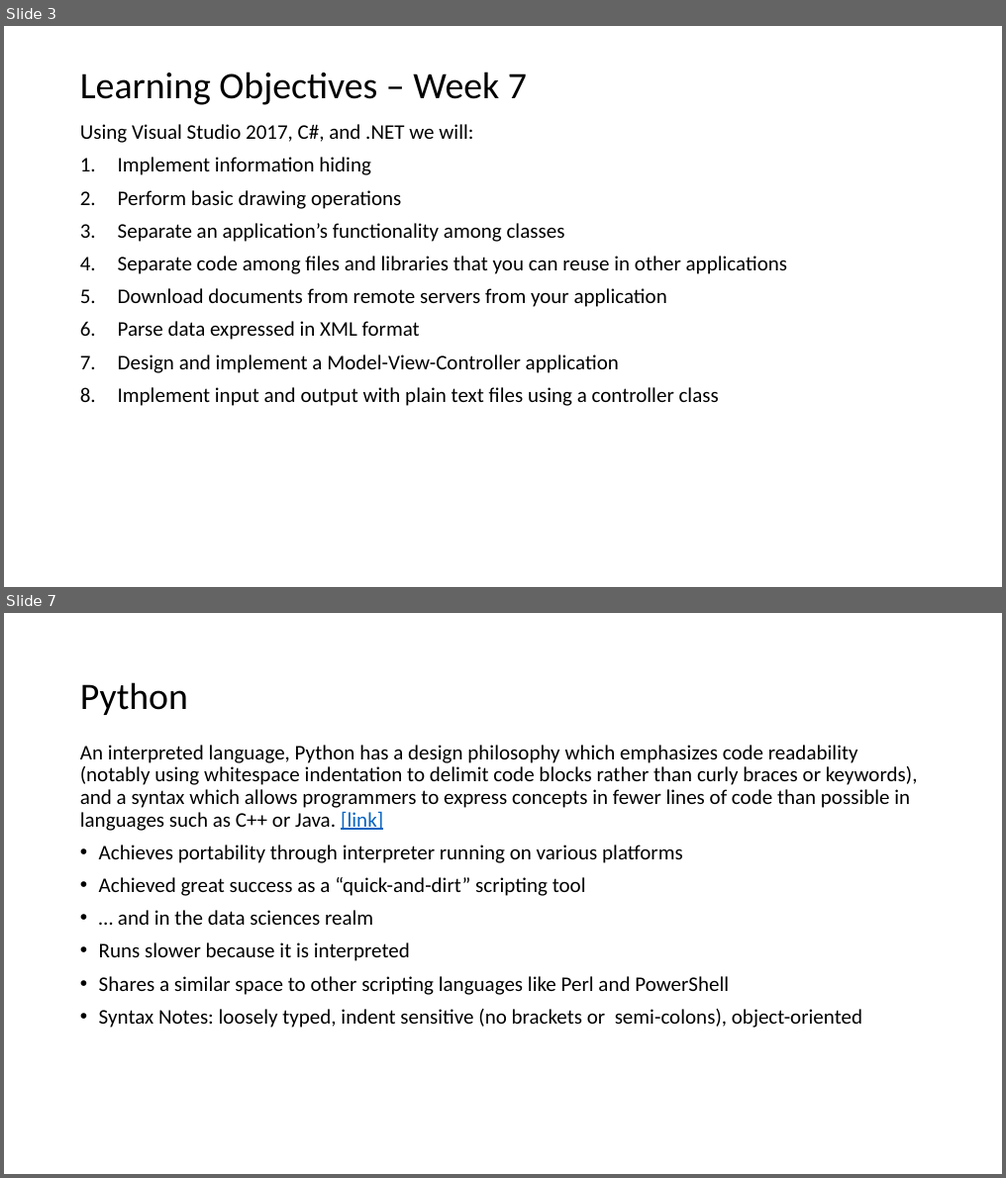
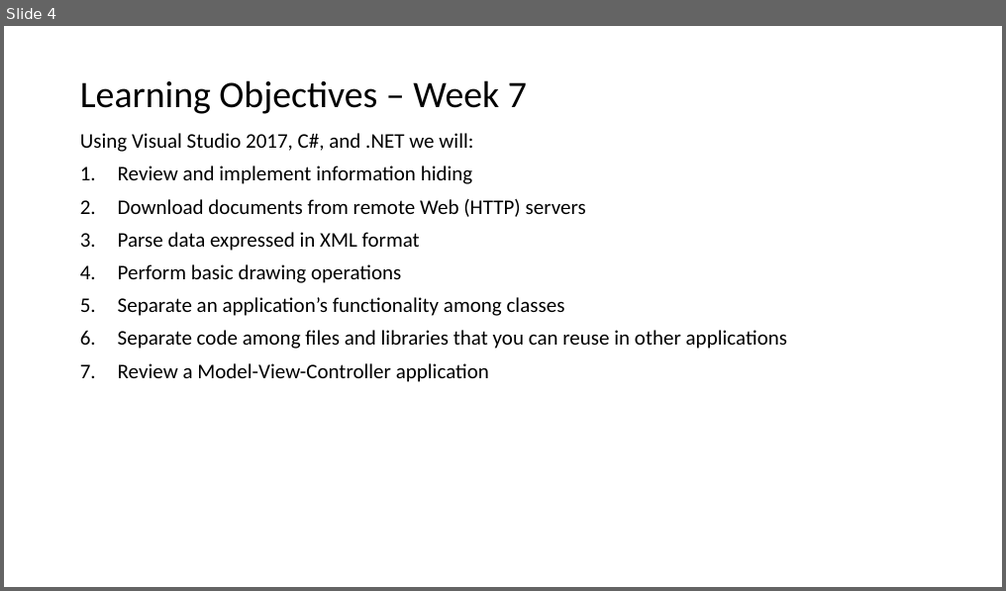
Before and after one commit to EricJPogue/www-epogue-info, a slide deck: CPSC-24500/Week07/2017SpringW07Slides.pptx. Shown one above the other, each under a label of ours: slides 3 and 7 before the commit, slide 4 after it; the slides between them are not shown. The pictures are 1006x1178 and 1006x591 pixels, drawn with LibreOffice and Linux fonts; fonts in the diff are those of the drawing. Boxes give left, top, right and bottom in pixels: in the first picture for what was removed or moved away, otherwise in the second. Text is boxed around its words. In the diff, an @@ line names an element or a change of style, - is before the commit and + after.

Commit message:
Update week 7 files.

```diff
--- a/CPSC-24500/Week07/2017SpringW07Slides.pptx
+++ b/CPSC-24500/Week07/2017SpringW07Slides.pptx
@@ slide 7 removed at [4,613,1002,1174], background #FFFFFF @@
@@ title removed at [80,682,188,715] @@
-Python
@@ text removed at [80,745,918,1028] @@
-An interpreted language, Python has a design philosophy which emphasizes code readability (notably using whitespace indentation to delimit code blocks rather than curly braces or keywords), and a syntax which allows programmers to express concepts in fewer lines of code than possible in languages such as C++ or Java. [link]
-• Achieves portability through interpreter running on various platforms
-• Achieved great success as a “quick-and-dirt” scripting tool
-• … and in the data sciences realm
-• Runs slower because it is interpreted
-• Shares a similar space to other scripting languages like Perl and PowerShell
-• Syntax Notes: loosely typed, indent sensitive (no brackets or semi-colons), object-oriented
@@ what was slide 3 is now slide 4 @@
@@ slide 4 changed as well @@
@@ title "Learning Objectives – Week 7": place and size @@
-title "Learning Objectives – Week 7" at [80,72,527,105]
+title "Learning Objectives – Week 7" at [80,80,527,114]
@@ text "Using Visual Studio 2017, C#, ...": place and size @@
-text "Using Visual Studio 2017, C#, ..." at [80,124,787,406]
+text "Using Visual Studio 2017, C#, ..." at [80,133,787,382]
@@ text at [118,166,586,251]: text changed @@
-1. Implement information hiding
+1. Review and implement information hiding
+2. Download documents from remote Web (HTTP) servers
+3. Parse data expressed in XML format
@@ text at [118,364,489,382]: text changed @@
-5. Download documents from remote servers from your application
-6. Parse data expressed in XML format
-7. Design and implement a Model-View-Controller application
-8. Implement input and output with plain text files using a controller class
+7. Review a Model-View-Controller application
```
Also in this commit, not shown: 5 other slides changed, 12 slides added, 19 other slides removed, 6 other files.
